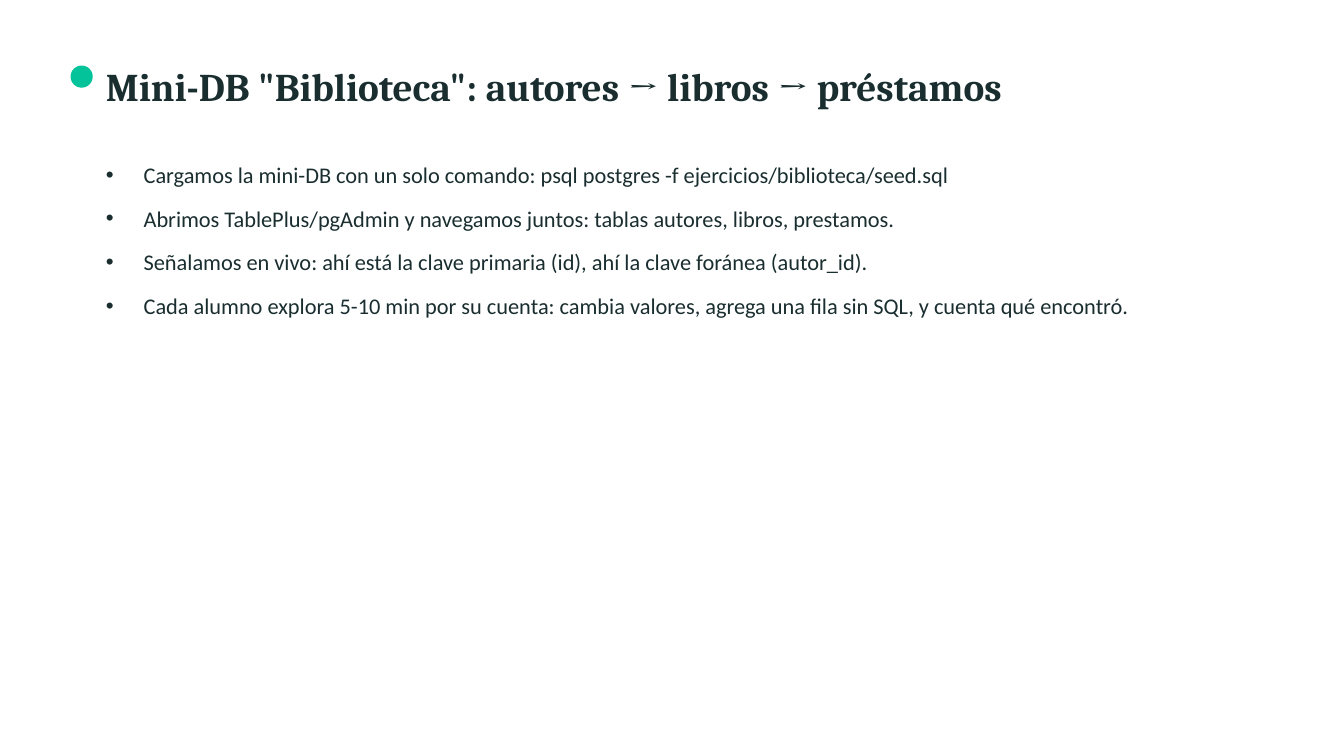
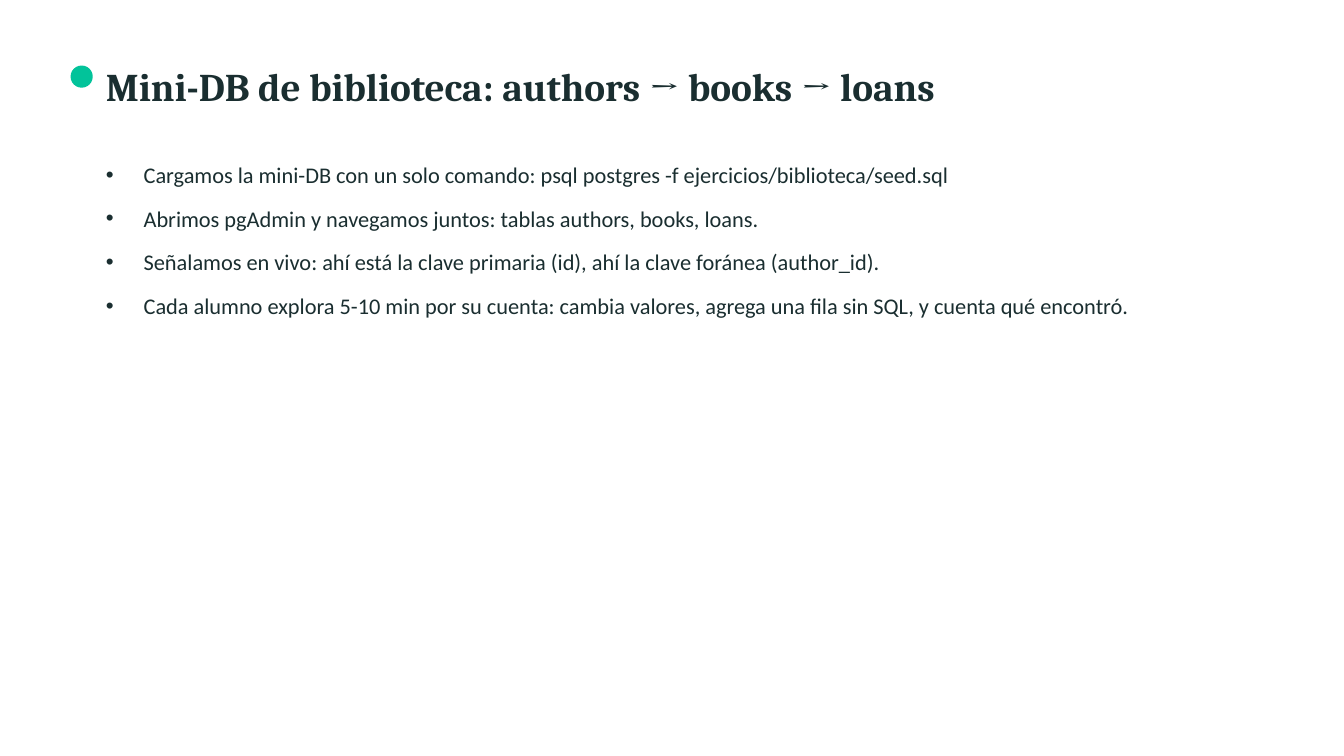
Before and after one commit to rafaelmogollon-gm2dev/backend-bootcamp-manejo-de-datos, a slide deck: slide 8 of clases/clase-1/presentacion.pptx. Drawn at 1344x756 pixels with LibreOffice and Linux fonts; fonts in the diff are those of the drawing. Boxes give left, top, right and bottom in pixels: in the first picture for what was removed or moved away, otherwise in the second. Text is boxed around its words. In the diff, an @@ line names an element or a change of style, - is before the commit and + after.

```diff
--- a/clases/clase-1/presentacion.pptx
+++ b/clases/clase-1/presentacion.pptx
@@ text at (x1=106, y1=73, x2=934, y2=102): text changed @@
-Mini-DB "Biblioteca": autores → libros → préstamos
+Mini-DB de biblioteca: authors → books → loans
@@ text at (x1=144, y1=211, x2=879, y2=274): text changed @@
-• Abrimos TablePlus/pgAdmin y navegamos juntos: tablas autores, libros, prestamos.
-• Señalamos en vivo: ahí está la clave primaria (id), ahí la clave foránea (autor_id).
+• Abrimos pgAdmin y navegamos juntos: tablas authors, books, loans.
+• Señalamos en vivo: ahí está la clave primaria (id), ahí la clave foránea (author_id).
```
Also in this commit, not shown: 1 other slide changed, 9 other files.
